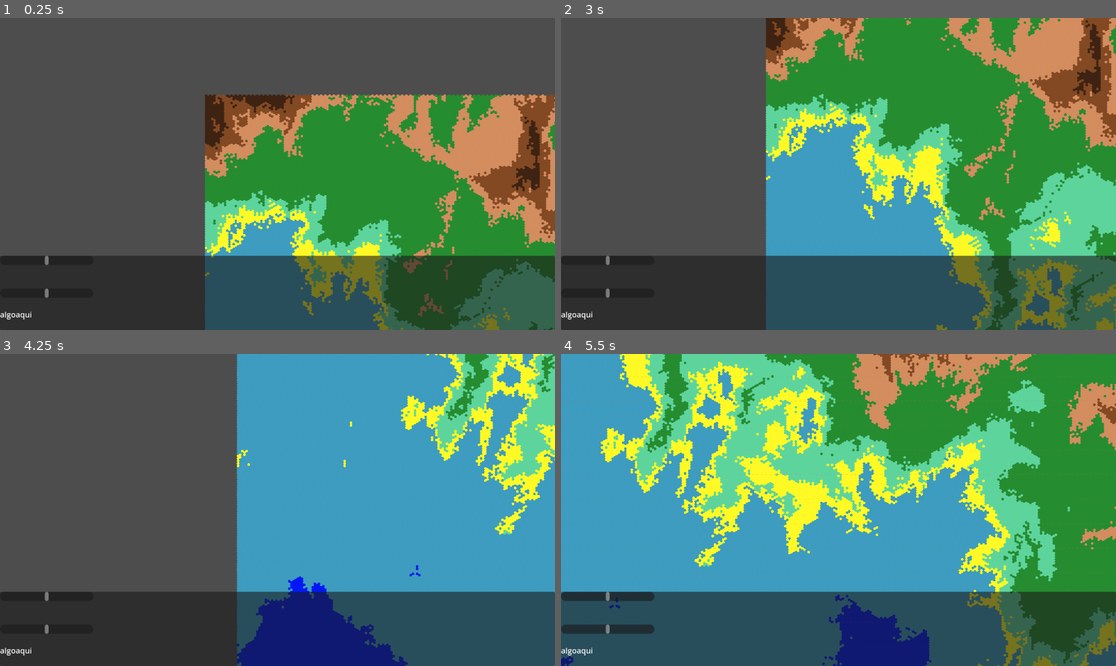
Above: before the commit, frames 1-4 (two rows, left to right).
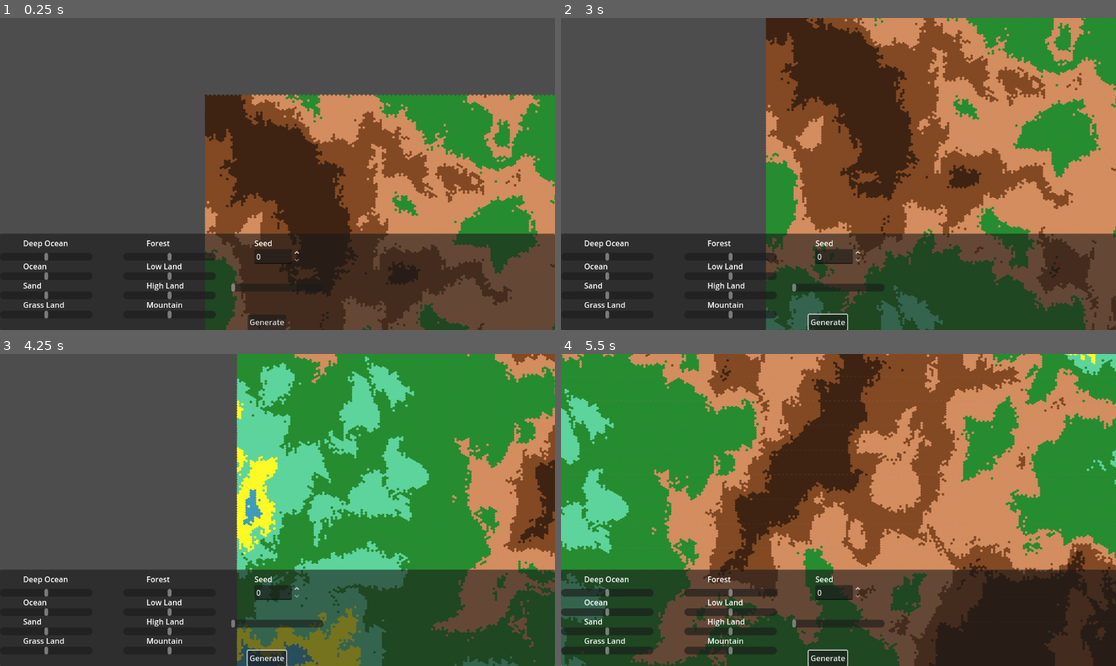
Above: after the commit, the same moments.

Repository: ThiGouvea/InfiniteHexWar
Game: Godot game, scene res://scenes/Tile.tscn
Two runs of this game, one before a commit and one after it. Both use one fixed random seed, a clock stepped at 60 frames per second and the inputs below.
Inputs (mouse positions are in pixels of both pictures, inside the frame that each line leads up to):
- Up to frame 1 (0.25 s): no input
- Up to frame 2 (3 s): click (827, 323) at 0.5 s, where only the run after the commit has a clickable "Generate"; click (827, 323) at 1.25 s, where only the run after the commit has a clickable "Generate"; click (827, 323) at 2 s, where only the run after the commit has a clickable "Generate"; tap Enter at 2.75 s; move the mouse to (960, 158) at 2.77 s; hold S (camera_down) from 2.78 s (still down)
- Up to frame 3 (4.25 s): move the mouse to (166, 525) at 3.52 s; release S (camera_down) at 3.53 s; tap A (camera_left) at 3.6 s
- Up to frame 4 (5.5 s): tap Space at 4.25 s; move the mouse to (894, 441) at 4.27 s; hold D (camera_right) 4.28-5.03 s; move the mouse to (810, 572) at 5.02 s; tap W (camera_up) at 5.1 s

The runs differ from the first frame. In frame 1, 45% of the frame differs, in the area x 0-100%, y 24-100%; in frame 2, 59%; in frame 3, 59%; in frame 4, 92%, in the area x 0-100%, y 0-100%.

Commit message:
adcionado sliders de configurações de geração de mapa

Diff:
--- a/scenes/Tile.tscn
+++ b/scenes/Tile.tscn
@@ -6,13 +6,13 @@
 [ext_resource type="PackedScene" uid="uid://2srh8txtq6j0" path="res://scenes/hud.tscn" id="4_rvdvl"]
 
 [sub_resource type="FastNoiseLite" id="FastNoiseLite_vhibn"]
+seed = 155
 frequency = 0.0012
-offset = Vector3(156.86, 0, 0)
 fractal_type = 2
 fractal_octaves = 4
 fractal_lacunarity = 3.0
 domain_warp_enabled = true
-domain_warp_type = 2
+domain_warp_type = 1
 domain_warp_amplitude = 10.0
 
 [sub_resource type="NoiseTexture2D" id="NoiseTexture2D_r3gf4"]
@@ -37,7 +37,7 @@
 tile_size = Vector2i(59, 51)
 sources/0 = SubResource("TileSetAtlasSource_vhibn")
 
-[node name="Tile" type="Node2D"]
+[node name="MapGenerator" type="Node2D"]
 script = ExtResource("1_vhibn")
 noise_height_texture = SubResource("NoiseTexture2D_r3gf4")
 
@@ -52,3 +52,5 @@
 [node name="CanvasLayer" type="CanvasLayer" parent="."]
 
 [node name="HUD" parent="CanvasLayer" instance=ExtResource("4_rvdvl")]
+
+[connection signal="values_changed" from="CanvasLayer/HUD" to="." method="_on_hud_values_changed"]
--- a/scenes/hud.tscn
+++ b/scenes/hud.tscn
@@ -1,4 +1,6 @@
-[gd_scene format=3 uid="uid://2srh8txtq6j0"]
+[gd_scene load_steps=2 format=3 uid="uid://2srh8txtq6j0"]
+
+[ext_resource type="Script" uid="uid://dk4n10lf43i5b" path="res://scripts/hud.gd" id="1_ahhtf"]
 
 [node name="HUD" type="Control"]
 layout_mode = 3
@@ -7,6 +9,7 @@
 anchor_bottom = 1.0
 grow_horizontal = 2
 grow_vertical = 2
+script = ExtResource("1_ahhtf")
 
 [node name="Panel" type="Panel" parent="."]
 layout_mode = 1
@@ -14,44 +17,233 @@
 anchor_top = 1.0
 anchor_right = 1.0
 anchor_bottom = 1.0
-offset_top = -154.0
+offset_top = -200.0
 grow_horizontal = 2
 grow_vertical = 0
 
-[node name="HScrollBar" type="HScrollBar" parent="Panel"]
-layout_mode = 1
-offset_right = 194.0
-offset_bottom = 19.000008
-min_value = -0.9
-max_value = 0.9
-step = 0.1
-
-[node name="HScrollBar2" type="HScrollBar" parent="Panel"]
-layout_mode = 1
-anchors_preset = 4
-anchor_top = 0.5
-anchor_bottom = 0.5
-offset_top = -9.500004
-offset_right = 194.0
-offset_bottom = 9.500004
-grow_vertical = 2
-min_value = -0.9
-max_value = 0.9
-step = 0.1
-
-[node name="TextureRect" type="TextureRect" parent="."]
-layout_mode = 0
-offset_top = 604.0
-offset_right = 256.0
-offset_bottom = 644.0
-
-[node name="Label" type="Label" parent="TextureRect"]
-layout_mode = 0
-offset_right = 40.0
-offset_bottom = 23.0
-text = "algoaqui"
-
-[node name="Label" type="Label" parent="."]
-layout_mode = 0
-offset_right = 40.0
-offset_bottom = 23.0
+[node name="DeepOcean" type="Label" parent="Panel"]
+layout_mode = 0
+offset_left = 48.0
+offset_top = 8.0
+offset_right = 142.0
+offset_bottom = 31.0
+text = "Deep Ocean"
+
+[node name="Ocean" type="Label" parent="Panel"]
+layout_mode = 0
+offset_left = 48.0
+offset_top = 56.0
+offset_right = 142.0
+offset_bottom = 79.0
+text = "Ocean"
+
+[node name="Sand" type="Label" parent="Panel"]
+layout_mode = 0
+offset_left = 48.0
+offset_top = 96.0
+offset_right = 142.0
+offset_bottom = 119.0
+text = "Sand"
+
+[node name="GrassLand" type="Label" parent="Panel"]
+layout_mode = 0
+offset_left = 48.0
+offset_top = 136.0
+offset_right = 142.0
+offset_bottom = 159.0
+text = "Grass Land"
+
+[node name="Forest" type="Label" parent="Panel"]
+layout_mode = 0
+offset_left = 304.0
+offset_top = 8.0
+offset_right = 398.0
+offset_bottom = 31.0
+text = "Forest"
+
+[node name="LowLand" type="Label" parent="Panel"]
+layout_mode = 0
+offset_left = 304.0
+offset_top = 56.0
+offset_right = 398.0
+offset_bottom = 79.0
+text = "Low Land"
+
+[node name="HighLand" type="Label" parent="Panel"]
+layout_mode = 0
+offset_left = 304.0
+offset_top = 96.0
+offset_right = 398.0
+offset_bottom = 119.0
+text = "High Land"
+
+[node name="Mountain" type="Label" parent="Panel"]
+layout_mode = 0
+offset_left = 304.0
+offset_top = 136.0
+offset_right = 398.0
+offset_bottom = 159.0
+text = "Mountain"
+
+[node name="Seed" type="Label" parent="Panel"]
+layout_mode = 1
+anchors_preset = 5
+anchor_left = 0.5
+anchor_right = 0.5
+offset_left = -48.0
+offset_top = 8.0
+offset_right = 46.0
+offset_bottom = 31.0
+grow_horizontal = 2
+text = "Seed"
+
+[node name="DeepOceanScroll" type="HScrollBar" parent="Panel"]
+layout_mode = 1
+offset_top = 40.0
+offset_right = 192.0
+offset_bottom = 56.0
+min_value = -1.0
+max_value = 1.0
+step = 0.1
+
+[node name="OceanScroll" type="HScrollBar" parent="Panel"]
+layout_mode = 1
+offset_top = 80.0
+offset_right = 192.0
+offset_bottom = 96.0
+min_value = -1.0
+max_value = 1.0
+step = 0.1
+
+[node name="SandScroll" type="HScrollBar" parent="Panel"]
+layout_mode = 1
+offset_top = 120.0
+offset_right = 192.0
+offset_bottom = 136.0
+min_value = -1.0
+max_value = 1.0
+step = 0.1
+
+[node name="GrassLandScroll" type="HScrollBar" parent="Panel"]
+layout_mode = 1
+anchors_preset = 4
+anchor_top = 0.5
+anchor_bottom = 0.5
+offset_top = 60.0
+offset_right = 192.0
+offset_bottom = 76.0
+grow_vertical = 2
+min_value = -1.0
+max_value = 1.0
+step = 0.1
+
+[node name="ForestScroll" type="HScrollBar" parent="Panel"]
+layout_mode = 1
+anchors_preset = 4
+anchor_top = 0.5
+anchor_bottom = 0.5
+offset_left = 256.0
+offset_top = -60.0
+offset_right = 448.0
+offset_bottom = -44.0
+grow_vertical = 2
+min_value = -1.0
+max_value = 1.0
+step = 0.1
+
+[node name="LowLandScroll" type="HScrollBar" parent="Panel"]
+layout_mode = 1
+anchors_preset = 4
+anchor_top = 0.5
+anchor_bottom = 0.5
+offset_left = 256.0
+offset_top = -20.0
+offset_right = 448.0
+offset_bottom = -4.0
+grow_vertical = 2
+min_value = -1.0
+max_value = 1.0
+step = 0.1
+
+[node name="HighLandScroll" type="HScrollBar" parent="Panel"]
+layout_mode = 1
+anchors_preset = 4
+anchor_top = 0.5
+anchor_bottom = 0.5
+offset_left = 256.0
+offset_top = 20.0
+offset_right = 448.0
+offset_bottom = 36.0
+grow_vertical = 2
+min_value = -1.0
+max_value = 1.0
+step = 0.1
+
+[node name="MountainScroll" type="HScrollBar" parent="Panel"]
+layout_mode = 1
+anchors_preset = 4
+anchor_top = 0.5
+anchor_bottom = 0.5
+offset_left = 256.0
+offset_top = 60.0
+offset_right = 448.0
+offset_bottom = 76.0
+grow_vertical = 2
+min_value = -1.0
+max_value = 1.0
+step = 0.1
+
+[node name="FrequencyScroll" type="HScrollBar" parent="Panel"]
+layout_mode = 1
+anchors_preset = 8
+anchor_left = 0.5
+anchor_top = 0.5
+anchor_right = 0.5
+anchor_bottom = 0.5
+offset_left = -96.0
+offset_top = 4.0
+offset_right = 96.0
+offset_bottom = 20.0
+grow_horizontal = 2
+grow_vertical = 2
+min_value = 0.01
+max_value = 0.1
+step = 0.001
+value = 0.01
+
+[node name="Button" type="Button" parent="Panel"]
+layout_mode = 1
+anchors_preset = 7
+anchor_left = 0.5
+anchor_top = 1.0
+anchor_right = 0.5
+anchor_bottom = 1.0
+offset_left = -48.0
+offset_top = -32.0
+offset_right = 4.0
+grow_horizontal = 2
+grow_vertical = 0
+text = "Generate"
+
+[node name="Seed2" type="SpinBox" parent="Panel"]
+layout_mode = 1
+anchors_preset = 5
+anchor_left = 0.5
+anchor_right = 0.5
+offset_left = -48.0
+offset_top = 32.0
+offset_right = 48.0
+offset_bottom = 63.0
+grow_horizontal = 2
+
+[connection signal="value_changed" from="Panel/DeepOceanScroll" to="." method="_on_deep_ocean_scroll_value_changed"]
+[connection signal="value_changed" from="Panel/OceanScroll" to="." method="_on_ocean_scroll_value_changed"]
+[connection signal="value_changed" from="Panel/SandScroll" to="." method="_on_sand_scroll_value_changed"]
+[connection signal="value_changed" from="Panel/GrassLandScroll" to="." method="_on_grass_land_scroll_value_changed"]
+[connection signal="value_changed" from="Panel/ForestScroll" to="." method="_on_forest_scroll_value_changed"]
+[connection signal="value_changed" from="Panel/LowLandScroll" to="." method="_on_low_land_scroll_value_changed"]
+[connection signal="value_changed" from="Panel/HighLandScroll" to="." method="_on_high_land_scroll_value_changed"]
+[connection signal="value_changed" from="Panel/MountainScroll" to="." method="_on_mountain_scroll_value_changed"]
+[connection signal="value_changed" from="Panel/FrequencyScroll" to="." method="_on_frequency_scroll_value_changed"]
+[connection signal="pressed" from="Panel/Button" to="." method="_on_button_pressed"]
+[connection signal="value_changed" from="Panel/Seed2" to="." method="_on_seed_2_value_changed"]
--- /dev/null
+++ b/scripts/hud.gd
@@ -0,0 +1,37 @@
+extends Control
+
+signal values_changed
+
+func _on_deep_ocean_scroll_value_changed(value: float) -> void:
+	values_changed.emit("deep_water_value", value)
+
+func _on_ocean_scroll_value_changed(value: float) -> void:
+	values_changed.emit("shallow_water_value", value)
+
+func _on_sand_scroll_value_changed(value: float) -> void:
+	values_changed.emit("sand_value", value)
+
+func _on_grass_land_scroll_value_changed(value: float) -> void:
+	values_changed.emit("grassland_value", value)
+
+func _on_forest_scroll_value_changed(value: float) -> void:
+	values_changed.emit("forest_value", value)
+
+func _on_low_land_scroll_value_changed(value: float) -> void:
+	values_changed.emit("low_land_value", value)
+
+func _on_high_land_scroll_value_changed(value: float) -> void:
+	values_changed.emit("high_land_value", value)
+
+func _on_mountain_scroll_value_changed(value: float) -> void:
+	values_changed.emit("mountain_value", value)
+
+func _on_button_pressed() -> void:
+	values_changed.emit("generate", 1.0)
+
+func _on_seed_2_value_changed(value: float) -> void:
+	values_changed.emit("seed", value)
+
+func _on_frequency_scroll_value_changed(value: float) -> void:
+	var true_value = value / 10
+	values_changed.emit("frequency", true_value)
--- a/scripts/tile.gd
+++ b/scripts/tile.gd
@@ -6,17 +6,29 @@
 @onready var map_hexes: TileMapLayer = $MapHexes
 var source_id = 0
 
+var deep_water_atlas = Vector2i(3,0)
+var deep_water_value : float = -0.5
+
+var shallow_water_atlas = Vector2i(2,0)
+var shallow_water_value : float = -0.2
+
+var sand_land_atlas = Vector2i(6,0)
+var sand_land_value : float = 0.1
+
+var grass_land_atlas = Vector2i(4,0)
+var grass_land_value : float = 0.2
+
+var forest_atlas = Vector2i(5,0)
+var forest_land_value : float = 0.3
+
+var low_land_atlas = Vector2i(1,0)
+var low_land_value : float = 0.5
 
 var high_land_atlas = Vector2i(0,0)
-var low_land_atlas = Vector2i(1,0)
-var shallow_water_atlas = Vector2i(2,0)
-var deep_water_atlas = Vector2i(3,0)
-var grass_land_atlas = Vector2i(4,0)
-var forest_atlas = Vector2i(5,0)
-var sand_land_atlas = Vector2i(6,0)
+var high_land_value : float = 0.6
+
 var mountain_atlas = Vector2i(7,0)
-
-var range_arr = [-0.2, 0.25, 0.3, 0.4, 0.6, 0.7, 0.8]
+var mountain_land_value : float = 0.7
 
 var width : int = 600
 var height : int = 400
@@ -29,19 +41,54 @@
 	for x in range(width):
 		for y in range(height):
 			var noise_val = noise.get_noise_2d(x,y)
-			if noise_val >= range_arr[1] and noise_val < range_arr[2]:
+
+			if noise_val >= sand_land_value and noise_val < grass_land_value:
 				map_hexes.set_cell(Vector2i(x,y), source_id, sand_land_atlas)
-			elif noise_val >= range_arr[2] and noise_val < range_arr[3]:
+
+			elif noise_val >= grass_land_value and noise_val < forest_land_value:
 				map_hexes.set_cell(Vector2i(x,y), source_id, grass_land_atlas)
-			elif noise_val >= range_arr[3] and noise_val < range_arr[4]:
+
+			elif noise_val >= forest_land_value and noise_val < low_land_value:
 				map_hexes.set_cell(Vector2i(x,y), source_id, forest_atlas)
-			elif noise_val >= range_arr[4] and noise_val < range_arr[5]:
+
+			elif noise_val >= low_land_value and noise_val < high_land_value:
 				map_hexes.set_cell(Vector2i(x,y), source_id, low_land_atlas)
-			elif noise_val >= range_arr[5] and noise_val < range_arr[6]:
+
+			elif noise_val >= high_land_value and noise_val < mountain_land_value:
 				map_hexes.set_cell(Vector2i(x,y), source_id, high_land_atlas)
-			elif noise_val >= range_arr[6]:
+
+			elif noise_val >=mountain_land_value:
 				map_hexes.set_cell(Vector2i(x,y), source_id, mountain_atlas)
-			elif noise_val <= range_arr[1] and noise_val > range_arr[0]:
+
+			elif noise_val <= sand_land_value and noise_val > deep_water_value:
 				map_hexes.set_cell(Vector2i(x,y), source_id, shallow_water_atlas)
-			elif noise_val <= range_arr[0]:
+
+			elif noise_val <= deep_water_value:
 				map_hexes.set_cell(Vector2i(x,y), source_id, deep_water_atlas)
+
+
+func _on_hud_values_changed(value_name, value) -> void:
+	if value_name == "deep_water_value":
+		deep_water_value = value
+	elif value_name == "shallow_water_value":
+		shallow_water_value = value
+	elif value_name == "sand_value":
+		sand_land_value = value
+	elif value_name == "grassland_value":
+		grass_land_value = value
+	elif value_name == "forest_value":
+		forest_land_value = value
+	elif value_name == "low_land_value":
+		low_land_value = value
+	elif value_name == "high_land_value":
+		high_land_value = value
+	elif value_name == "mountain_value":
+		mountain_land_value = value
+	elif value_name == "seed":
+		noise_height_texture.noise.seed = value
+		noise = noise_height_texture.noise
+	elif value_name == "frequency":
+		noise_height_texture.noise.frequency = value
+		noise = noise_height_texture.noise
+	elif value_name == "generate":
+		generate_world()
Not shown, added: scripts/hud.gd.uid
